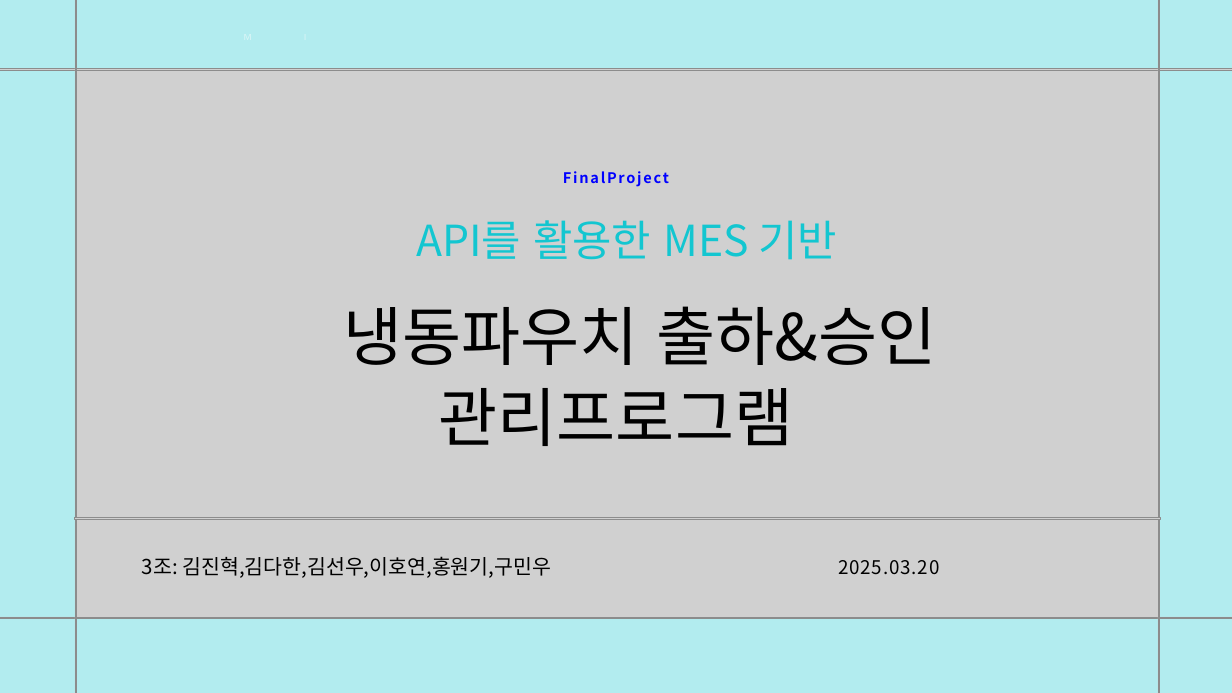
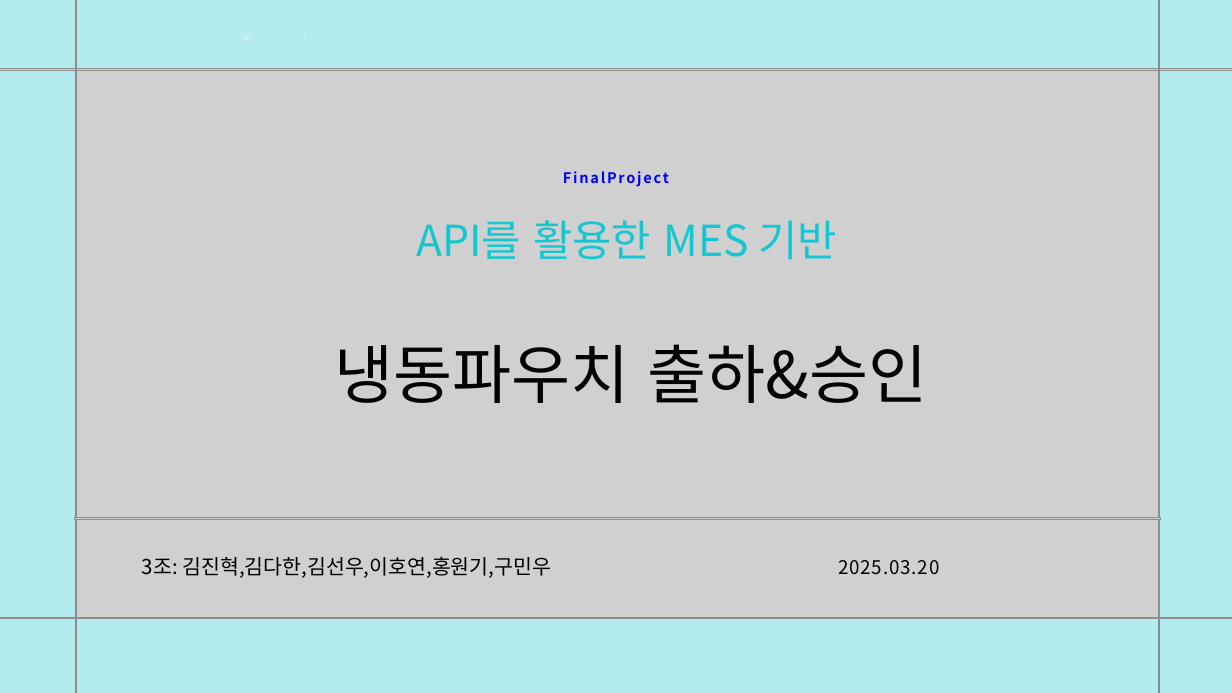
Before and after one commit to kimjinH-97/2025_03project, a slide deck: slide 1 of MES기반 냉동파우치출하&승인 관리프로그램.pptx. Drawn at 1232x693 pixels with LibreOffice and Linux fonts; fonts in the diff are those of the drawing; grey boxes stand for pictures; background and template pictures are left out. Boxes give left, top, right and bottom in pixels: in the first picture for what was removed or moved away, otherwise in the second. Text is boxed around its words. In the diff, an @@ line names an element or a change of style, - is before the commit and + after.

```diff
--- a/MES기반 냉동파우치출하&승인 관리프로그램.pptx
+++ b/MES기반 냉동파우치출하&승인 관리프로그램.pptx
@@ text at (x1=334, y1=344, x2=927, y2=403): text changed @@
-냉동파우치 출하&승인 관리프로그램
+냉동파우치 출하&승인
```
